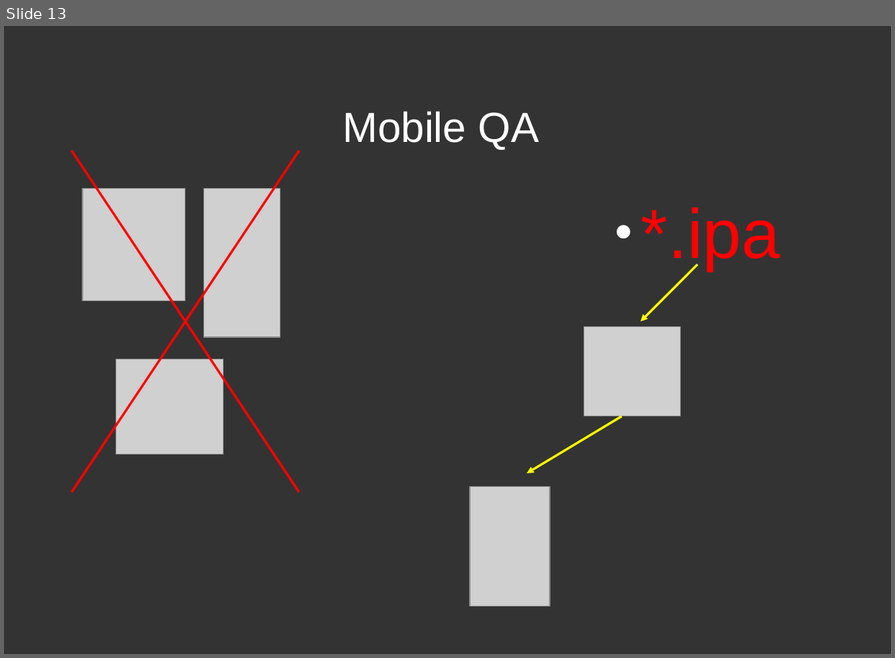
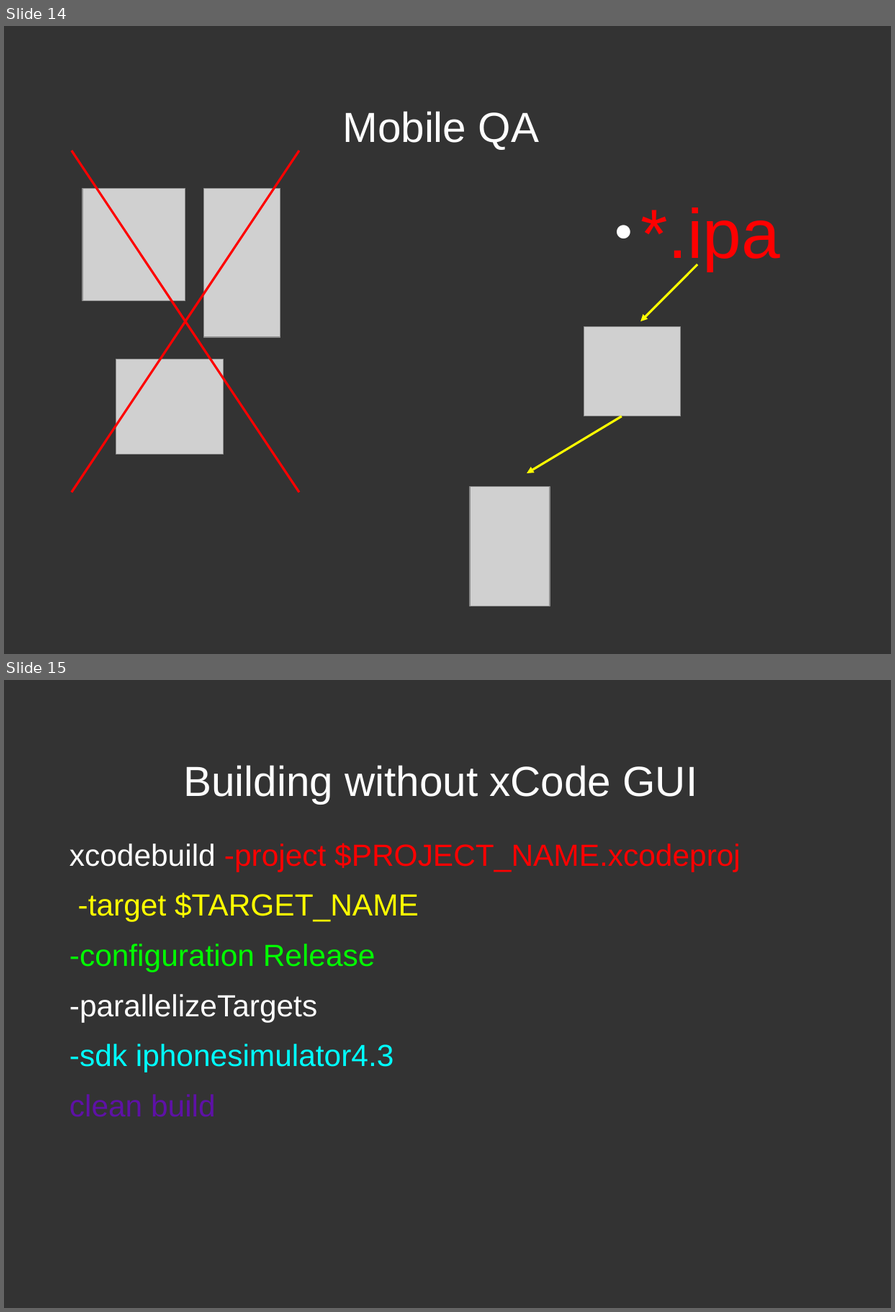
Before and after one commit to dodikk/iOS-articles, a slide deck: 3-iContiniousIntegration/ciPresentation.odp. Shown one above the other, each under a label of ours: slide 13 before the commit, slides 14 and 15 after it. The pictures are 895x658 and 895x1312 pixels, drawn with LibreOffice and Linux fonts; fonts in the diff are those of the drawing; grey boxes stand for pictures. Boxes give left, top, right and bottom in pixels: in the first picture for what was removed or moved away, otherwise in the second. Text is boxed around its words. In the diff, an @@ line names an element or a change of style, - is before the commit and + after.

```diff
--- a/3-iContiniousIntegration/ciPresentation.odp
+++ b/3-iContiniousIntegration/ciPresentation.odp
@@ slide 15 added at (4, 680, 891, 1308), background #333333 @@
@@ title added at (183, 765, 697, 804), 39.9 pt, text #FFFFFF @@
+Building without xCode GUI
@@ text added at (70, 843, 741, 1117), 29 pt, text #FF0000 @@
+xcodebuild -project $PROJECT_NAME.xcodeproj
+-target $TARGET_NAME
+-configuration Release
+-parallelizeTargets
+-sdk iphonesimulator4.3
+clean build
@@ what was slide 13 is now slide 14 @@
```
Also in this commit, not shown: 11 other slides added, 1 slide removed, 1 other file.
